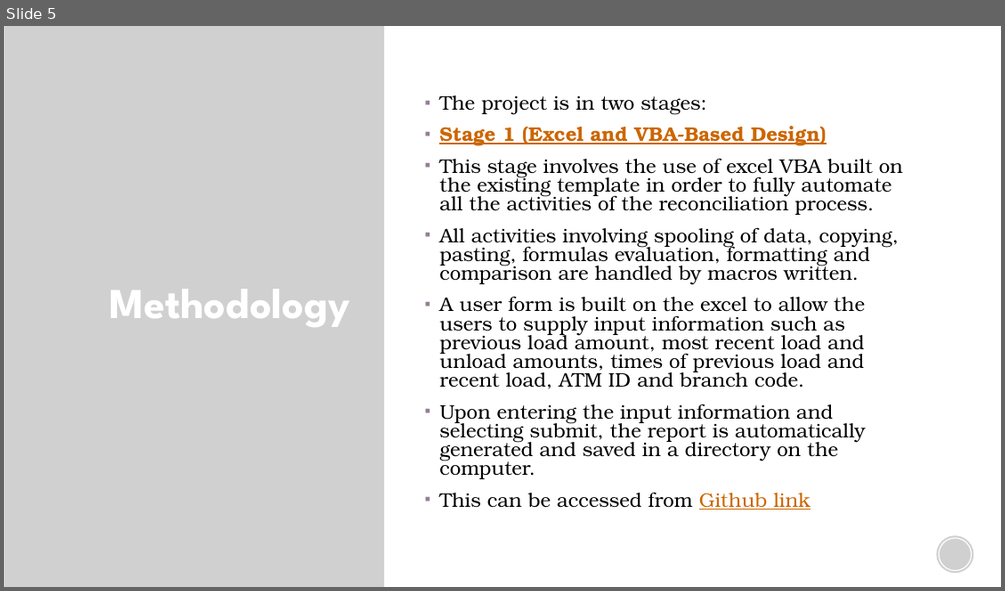
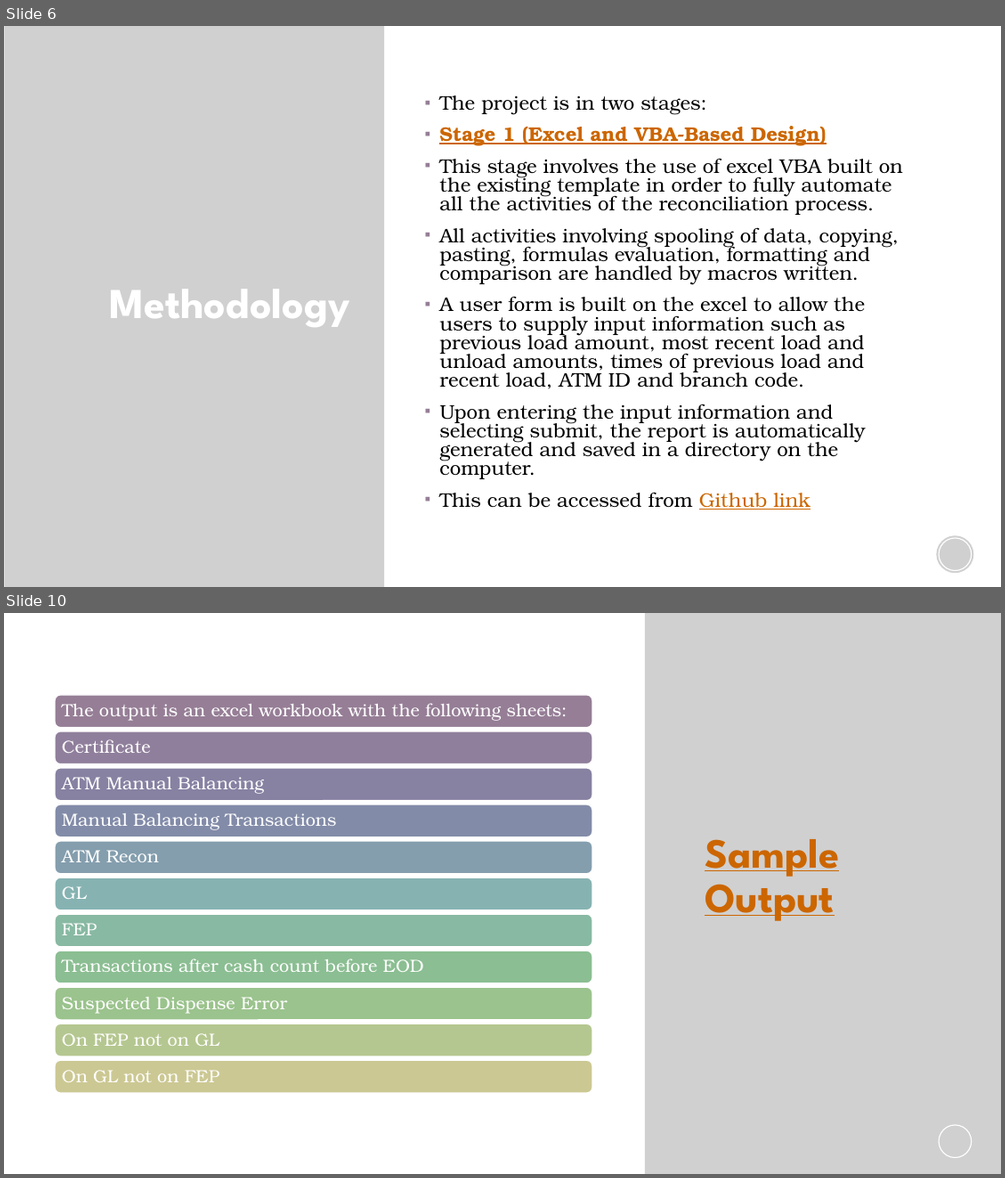
Before and after one commit to Ridzy619/ATM-Reconciliation-with-Python, a slide deck: AUTOMATING THE ATM RECONCILIATION PROCESS IN BRANCHES.pptx. Shown one above the other, each under a label of ours: slide 5 before the commit, slides 6 and 10 after it; the slides between them are not shown. The pictures are 1005x591 and 1005x1178 pixels, drawn with LibreOffice and Linux fonts; fonts in the diff are those of the drawing; grey boxes stand for pictures; background and template pictures are left out. Boxes give left, top, right and bottom in pixels: in the first picture for what was removed or moved away, otherwise in the second. Text is boxed around its words. In the diff, an @@ line names an element or a change of style, - is before the commit and + after.

```diff
--- a/AUTOMATING THE ATM RECONCILIATION PROCESS IN BRANCHES.pptx
+++ b/AUTOMATING THE ATM RECONCILIATION PROCESS IN BRANCHES.pptx
@@ slide 10 added at (4,613,1001,1174), background #FFFFFF @@
@@ picture added at (645,613,1001,1174) @@
@@ title added at (704,839,839,921), 40 pt, text #CC6600, bold, underline @@
+Sample Output
@@ group added at (55,695,592,1093): 11 rounded rectangles, 11 texts @@
+The output is an excel workbook with the following sheets:
+Certificate
+ATM Manual Balancing
+Manual Balancing Transactions
+ATM Recon
+GL
+FEP
+Transactions after cash count before EOD
+Suspected Dispense Error
+On FEP not on GL
+On GL not on FEP
@@ picture added at (937,1122,974,1159) @@
@@ ellipse added at (938,1125,971,1158), outline #FFFFFF 1 pt @@
@@ what was slide 5 is now slide 6 @@
```
Also in this commit, not shown: 1 slide changed, 1 other slide added.
